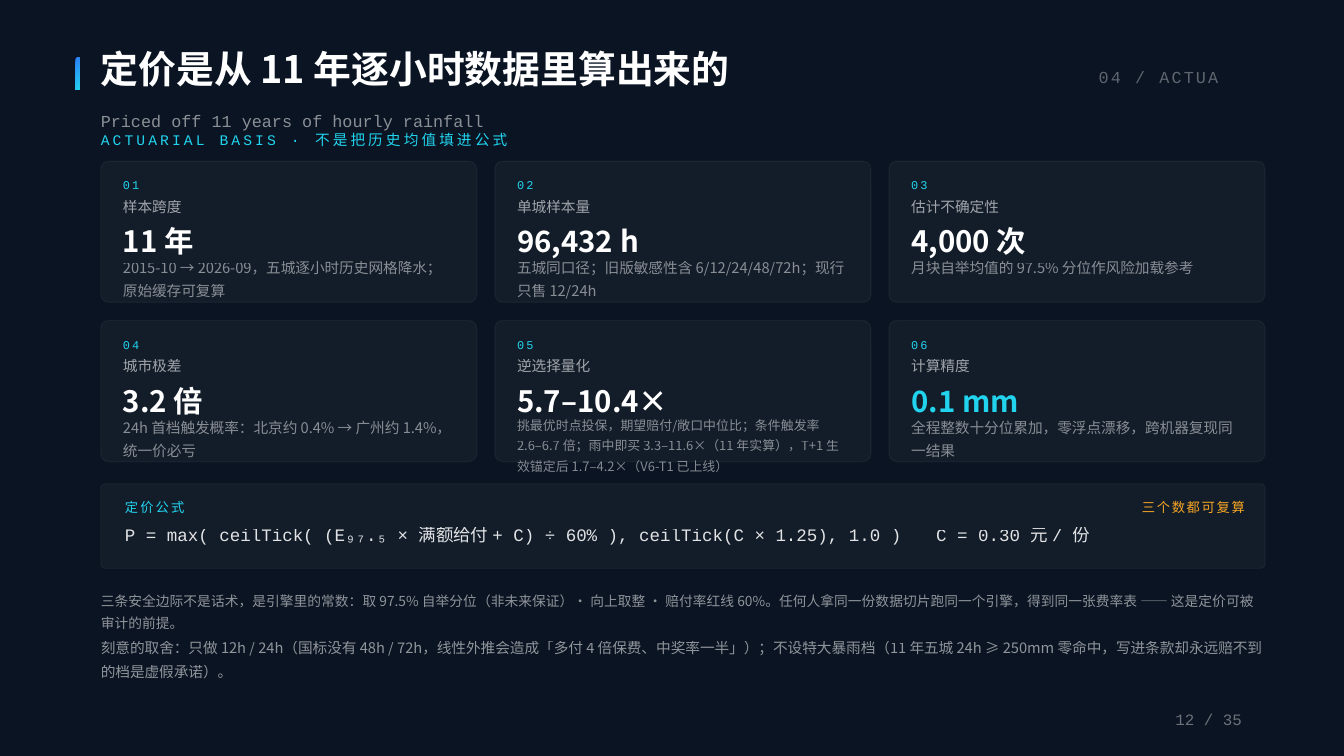
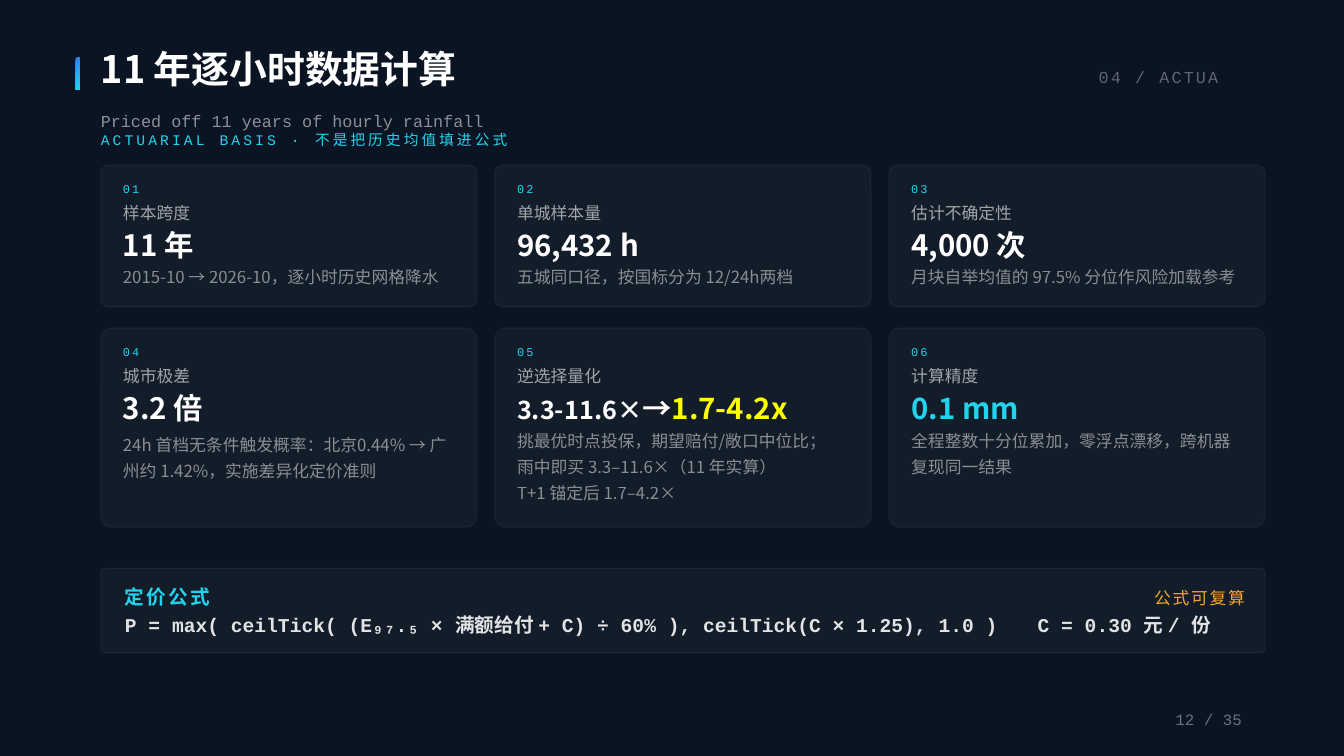
Before and after one commit to BruceLeezh/rainproof-pro, a slide deck: slide 11 of 01-参赛材料/交付物/PPT/雨证-路演PPT-答辩版-2026-11-14.pptx (slide 12 before the commit). Drawn at 1344x756 pixels with LibreOffice and Linux fonts; fonts in the diff are those of the drawing. Boxes give left, top, right and bottom in pixels: in the first picture for what was removed or moved away, otherwise in the second. Text is boxed around its words. In the diff, an @@ line names an element or a change of style, - is before the commit and + after.

```diff
--- a/01-参赛材料/交付物/PPT/雨证-路演PPT-答辩版-2026-11-14.pptx
+++ b/01-参赛材料/交付物/PPT/雨证-路演PPT-答辩版-2026-11-14.pptx
@@ text at box(101, 50, 456, 87): text changed @@
-定价是从 11 年逐小时数据里算出来的
+11 年逐小时数据计算
@@ 7 texts, 3 rounded rectangles: place and size @@
-7 texts, 3 rounded rectangles at box(101, 161, 1265, 302)
+7 texts, 3 rounded rectangles at box(101, 165, 1265, 308)
@@ text at box(123, 269, 439, 285): text changed; size 10.5 to 12 pt @@
-2015-10 → 2026-09，五城逐小时历史网格降水；原始缓存可复算
+2015-10 → 2026-10，逐小时历史网格降水
@@ text at box(517, 269, 794, 286): text changed; size 10.5 to 12 pt @@
-五城同口径；旧版敏感性含 6/12/24/48/72h；现行只售 12/24h
+五城同口径，按国标分为 12/24h两档
@@ rounded rectangle: place and size @@
-rounded rectangle at box(101, 321, 477, 462)
+rounded rectangle at box(101, 328, 477, 527)
@@ rounded rectangle: place and size @@
-rounded rectangle at box(495, 321, 871, 462)
+rounded rectangle at box(495, 328, 871, 527)
@@ rounded rectangle: place and size @@
-rounded rectangle at box(889, 321, 1265, 462)
+rounded rectangle at box(889, 328, 1265, 527)
@@ text "04": place and size @@
-text "04" at box(123, 341, 139, 349)
+text "04" at box(123, 348, 139, 356)
@@ text "05": place and size @@
-text "05" at box(517, 341, 533, 349)
+text "05" at box(517, 348, 533, 356)
@@ text "06": place and size @@
-text "06" at box(911, 341, 927, 349)
+text "06" at box(911, 348, 927, 356)
@@ text "城市极差": place and size @@
-text "城市极差" at box(123, 359, 181, 372)
+text "城市极差" at box(123, 368, 190, 384)
@@ text "3.2 倍": place and size @@
-text "3.2 倍" at box(123, 386, 203, 415)
+text "3.2 倍" at box(123, 393, 203, 422)
@@ text "逆选择量化": place and size @@
-text "逆选择量化" at box(517, 359, 590, 372)
+text "逆选择量化" at box(517, 368, 601, 384)
@@ text "计算精度": place and size @@
-text "计算精度" at box(911, 359, 969, 372)
+text "计算精度" at box(911, 368, 978, 384)
@@ text "0.1 mm": place and size @@
-text "0.1 mm" at box(911, 390, 1019, 413)
+text "0.1 mm" at box(911, 397, 1019, 420)
@@ text at box(517, 397, 787, 420): text changed; size 21 to 18 pt @@
-5.7–10.4×
+3.3-11.6×→1.7-4.2x
@@ text at box(123, 437, 447, 479): text changed; size 10.5 to 12 pt @@
-24h 首档触发概率：北京约 0.4% → 广州约 1.4%，统一价必亏
+24h 首档无条件触发概率：北京0.44% → 广州约 1.42%，实施差异化定价准则
@@ text at box(517, 433, 826, 500): text changed; size 9.2 to 12 pt @@
-挑最优时点投保，期望赔付/敞口中位比；条件触发率 2.6–6.7 倍；雨中即买 3.3–11.6×（11 年实算），T+1 生效锚定后 1.7–4.2×（V6-T1 已上线）
+挑最优时点投保，期望赔付/敞口中位比；
+雨中即买 3.3–11.6×（11 年实算）
+T+1 锚定后 1.7–4.2×
@@ size 10.5 to 12 pt in 8 elements at box(123, 205, 190, 221), box(517, 205, 601, 221), box(911, 205, 1012, 221), box(911, 269, 1235, 284), box(123, 368, 190, 384), box(517, 368, 601, 384), box(911, 368, 978, 384), box(911, 433, 1230, 474) @@
@@ text "全程整数十分位累加，零浮点漂移，跨机器复现同一结果": place and size @@
-text "全程整数十分位累加，零浮点漂移，跨机器复现同一结果" at box(911, 421, 1233, 457)
+text "全程整数十分位累加，零浮点漂移，跨机器复现同一结果" at box(911, 433, 1230, 474)
@@ rounded rectangle: place and size @@
-rounded rectangle at box(101, 484, 1265, 569)
+rounded rectangle at box(101, 569, 1265, 653)
@@ text removed at box(101, 594, 1254, 629) @@
-三条安全边际不是话术，是引擎里的常数：取 97.5% 自举分位（非未来保证）· 向上取整 · 赔付率红线 60%。任何人拿同一份数据切片跑同一个引擎，得到同一张费率表 —— 这是定价可被审计的前提。
@@ text "定价公式": place and size @@
-text "定价公式" at box(125, 501, 185, 513)
+text "定价公式" at box(125, 587, 210, 606)
@@ text "定价公式" at box(125, 587, 210, 606): size 9.5 to 14 pt, bold on @@
@@ text at box(1154, 590, 1245, 606): text changed; size 9.5 to 12 pt @@
-三个数都可复算
+公式可复算
@@ text "P = max( ceilTick( (E₉₇.₅ ...": place and size @@
-text "P = max( ceilTick( (E₉₇.₅ ..." at box(125, 527, 1091, 545)
+text "P = max( ceilTick( (E₉₇.₅ ..." at box(125, 615, 1212, 636)
@@ text "P = max( ceilTick( (E₉₇.₅ ..." at box(125, 615, 1212, 636): size 12.5 to 14 pt, bold on @@
@@ text removed at box(101, 641, 1263, 678) @@
-刻意的取舍：只做 12h / 24h（国标没有 48h / 72h，线性外推会造成「多付 4 倍保费、中奖率一半」）；不设特大暴雨档（11 年五城 24h ≥ 250mm 零命中，写进条款却永远赔不到的档是虚假承诺）。
```
Also in this commit, not shown: 14 other slides changed, 15 slides removed, 2 other files.
